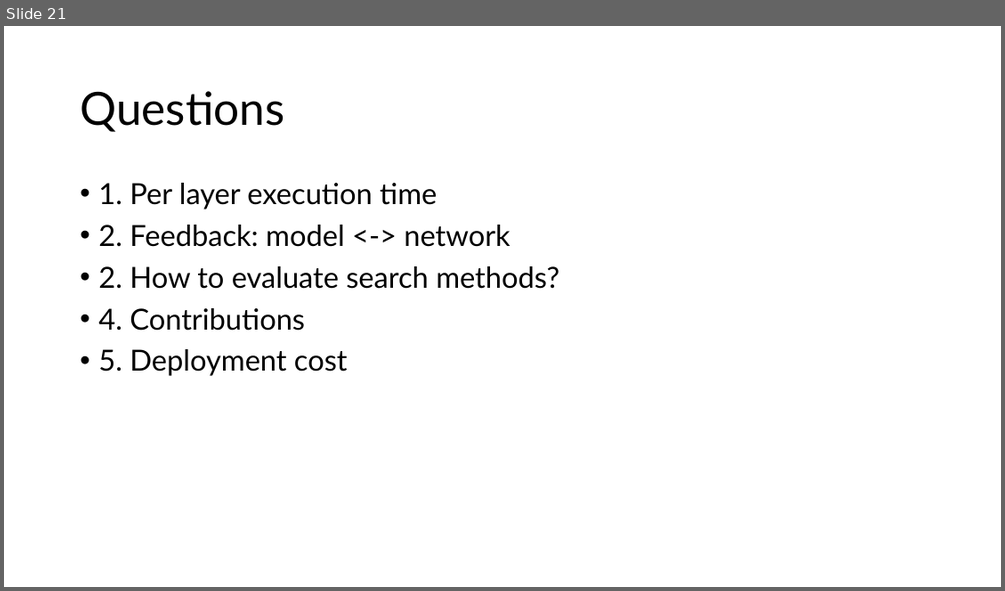
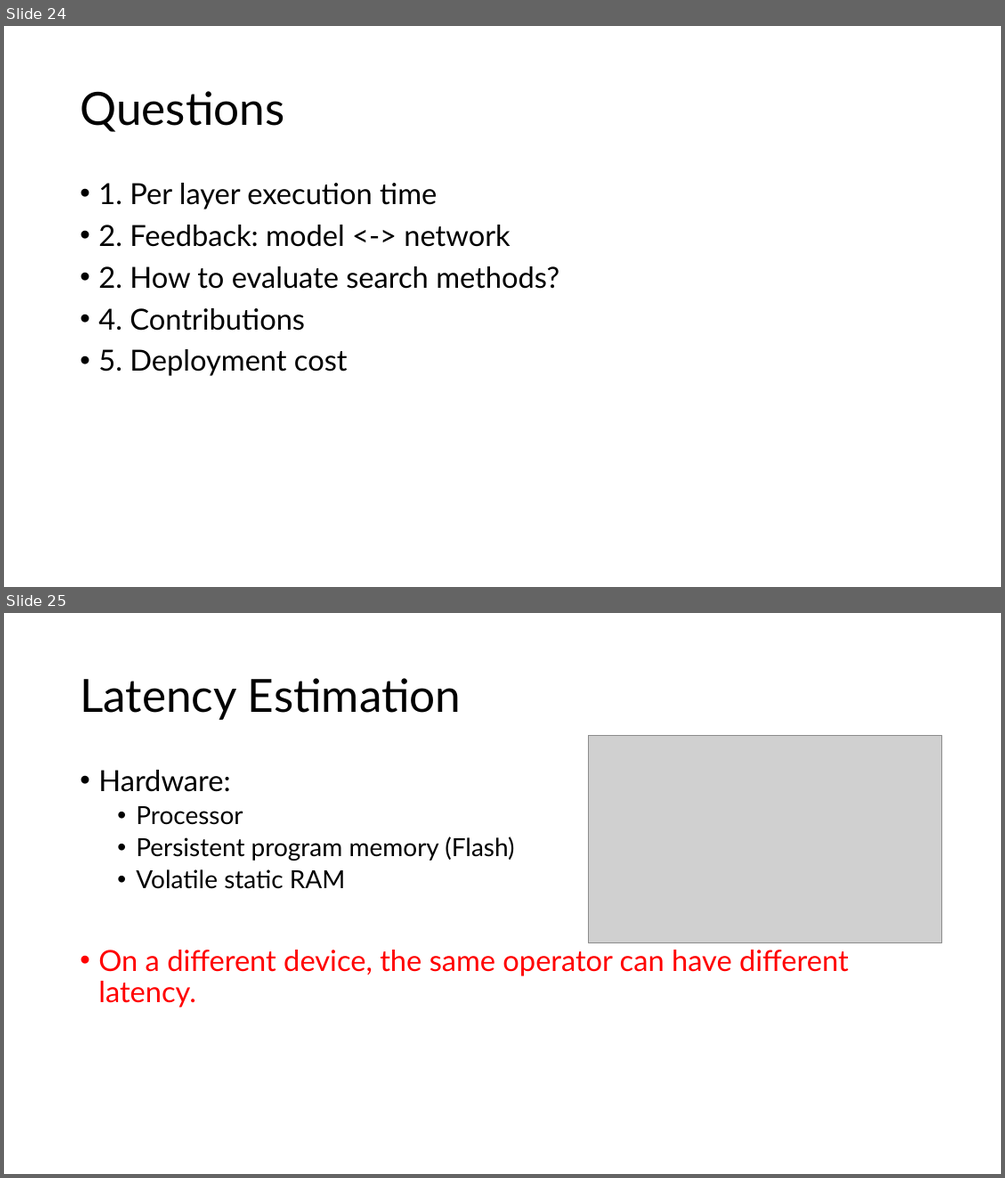
Before and after one commit to GXG-CS/on_device_learning, a slide deck: micro-network-project.pptx. Shown one above the other, each under a label of ours: slide 21 before the commit, slides 24 and 25 after it. The pictures are 1005x591 and 1005x1178 pixels, drawn with LibreOffice and Linux fonts; fonts in the diff are those of the drawing; grey boxes stand for pictures. Boxes give left, top, right and bottom in pixels: in the first picture for what was removed or moved away, otherwise in the second. Text is boxed around its words. In the diff, an @@ line names an element or a change of style, - is before the commit and + after.

```diff
--- a/micro-network-project.pptx
+++ b/micro-network-project.pptx
@@ slide 25 added at (x1=4, y1=613, x2=1001, y2=1174), background #FFFFFF @@
@@ title added at (x1=80, y1=678, x2=461, y2=720), 44 pt, text #000000 @@
+Latency Estimation
@@ picture added at (x1=588, y1=736, x2=942, y2=943) @@
@@ text added at (x1=98, y1=770, x2=849, y2=1007), 28 pt, text #000000 @@
+• Hardware:
+  • Processor
+  • Persistent program memory (Flash)
+  • Volatile static RAM
+• On a different device, the same operator can have different latency.
@@ what was slide 21 is now slide 24 @@
```
Also in this commit, not shown: 4 other slides added, 10 other files.
